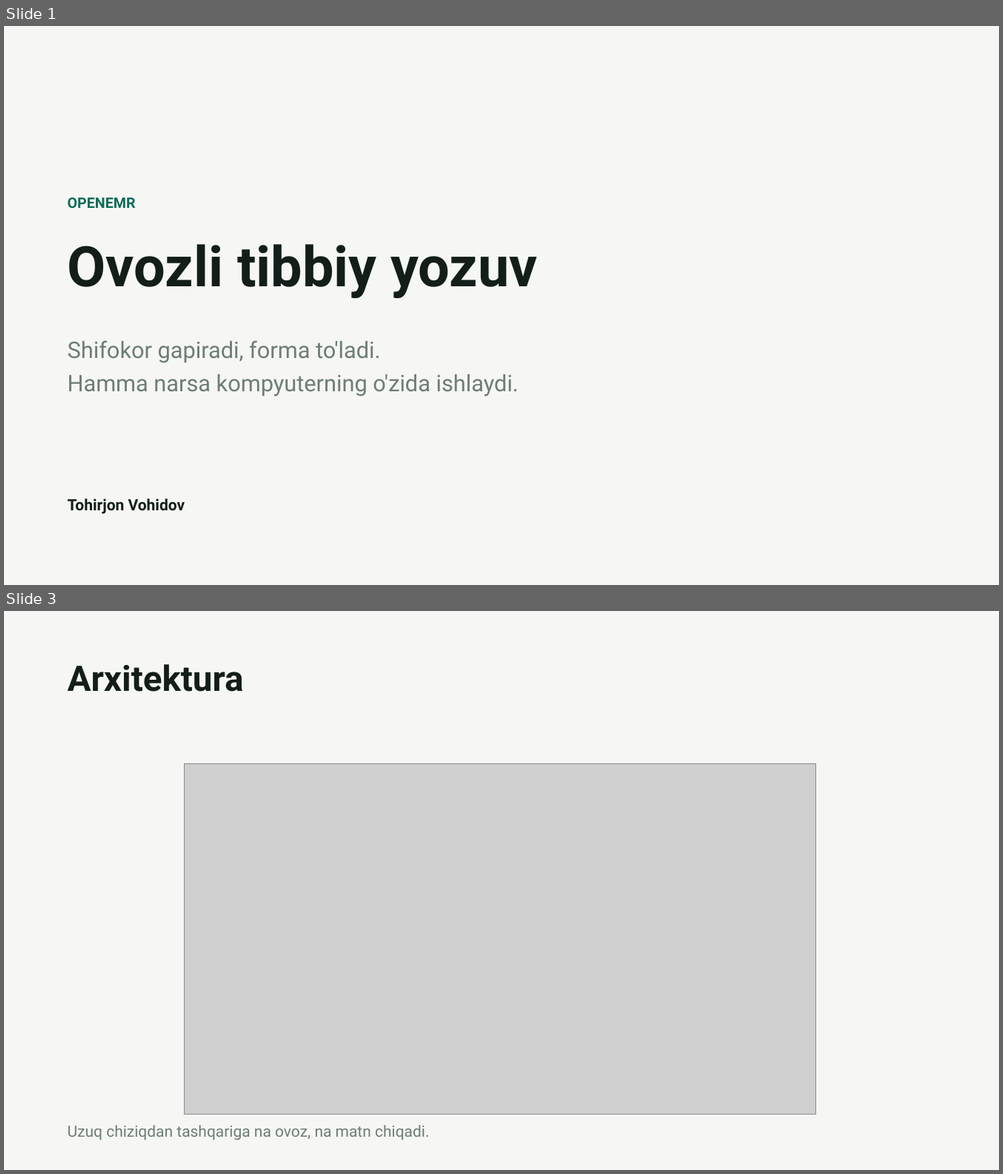
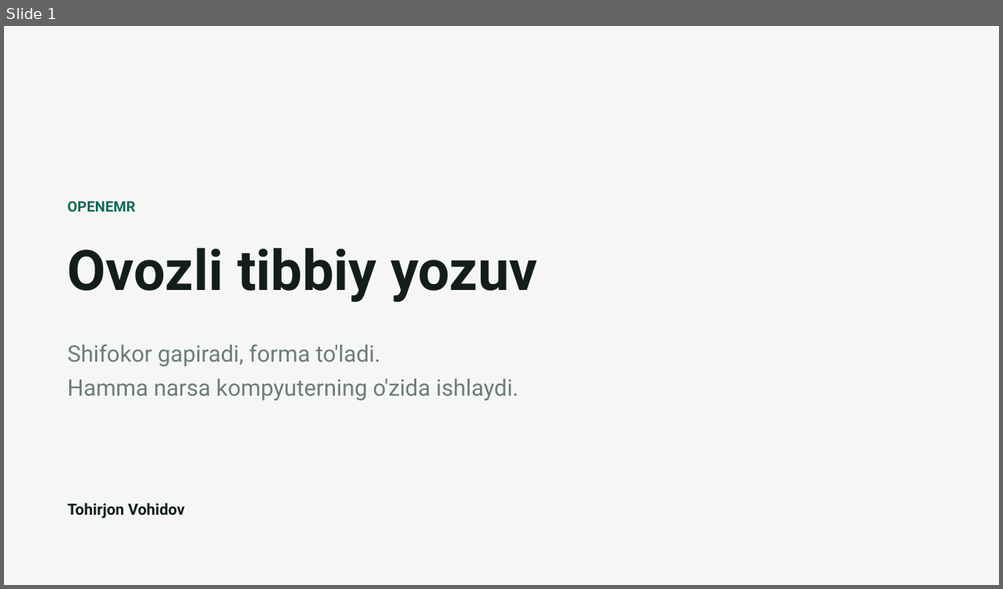
Before and after one commit to VohidovTohirjon/voice-to-text-openemr, a slide deck: docs/OpenEMR-ovozli-yozuv.pptx. Shown one above the other, each under a label of ours: slides 1 and 3 before the commit, slide 1 after it; the slides between them are not shown. The pictures are 1003x1174 and 1003x589 pixels, drawn with LibreOffice and Linux fonts; fonts in the diff are those of the drawing; grey boxes stand for pictures. Boxes give left, top, right and bottom in pixels: in the first picture for what was removed or moved away, otherwise in the second. Text is boxed around its words. In the diff, an @@ line names an element or a change of style, - is before the commit and + after.

```diff
--- a/docs/OpenEMR-ovozli-yozuv.pptx
+++ b/docs/OpenEMR-ovozli-yozuv.pptx
@@ slide 3 removed at [4, 611, 999, 1170], background #FFFFFF @@
@@ rectangle removed at [4, 611, 999, 1170] @@
@@ text removed at [68, 664, 244, 692] @@
-Arxitektura
@@ picture removed at [185, 764, 816, 1115] @@
@@ text removed at [68, 1125, 429, 1141] @@
-Uzuq chiziqdan tashqariga na ovoz, na matn chiqadi.
@@ slide 1 changed as well @@
@@ more space between paragraphs in 4 elements at [68, 248, 538, 302], [68, 201, 136, 212], [68, 344, 518, 401], [68, 503, 185, 519] @@
```
Also in this commit, not shown: 4 other slides changed, 1 slide added, 4 other slides removed.
